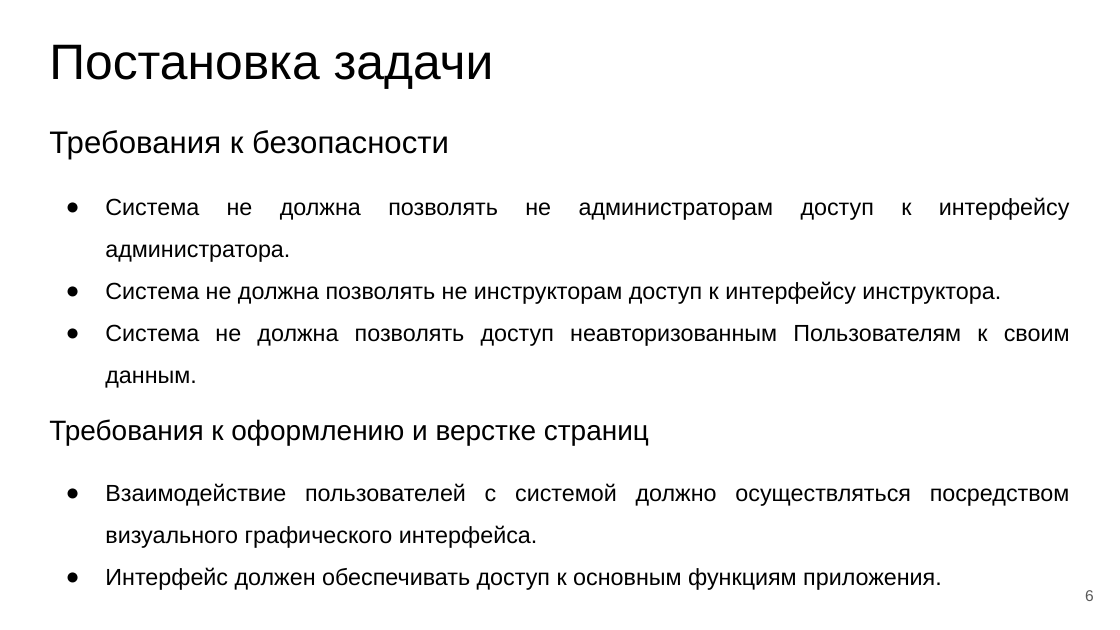
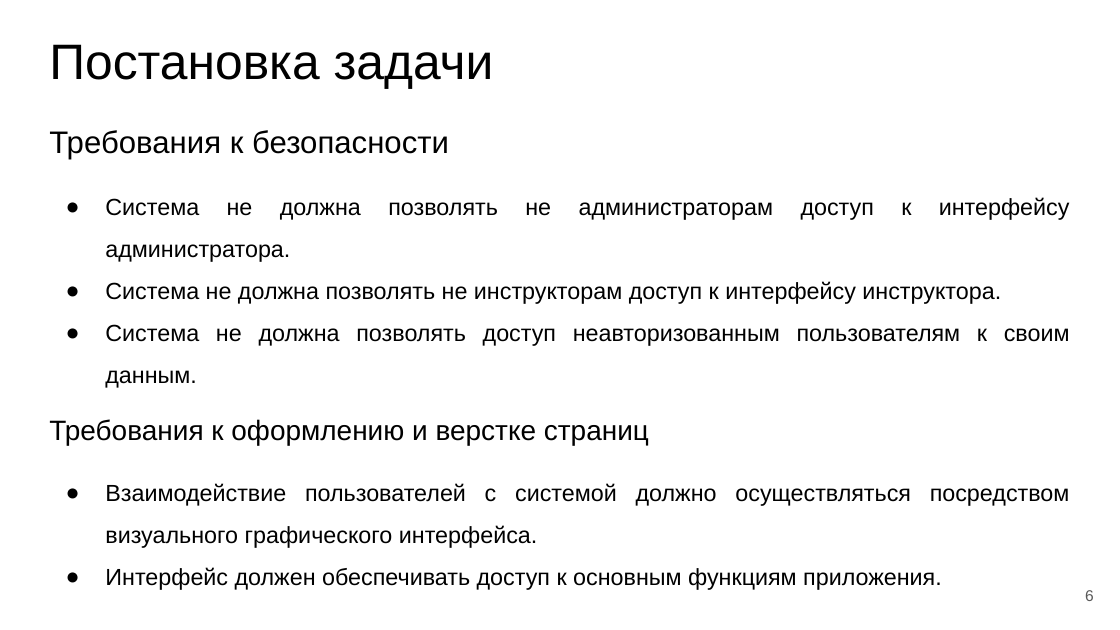
Before and after one commit to TolstovM/project-11, a slide deck: slide 6 of documentation/Презентация.pptx. Drawn at 1120x630 pixels with LibreOffice and Linux fonts; fonts in the diff are those of the drawing. Boxes give left, top, right and bottom in pixels: in the first picture for what was removed or moved away, otherwise in the second. Text is boxed around its words. In the diff, an @@ line names an element or a change of style, - is before the commit and + after.

```diff
--- a/documentation/Презентация.pptx
+++ b/documentation/Презентация.pptx
@@ text at [105,324,1070,388]: text changed @@
-● Система не должна позволять доступ неавторизованным Пользователям к своим данным.
+● Система не должна позволять доступ неавторизованным пользователям к своим данным.
```
Also in this commit, not shown: 5 other slides changed, 1 other file.
